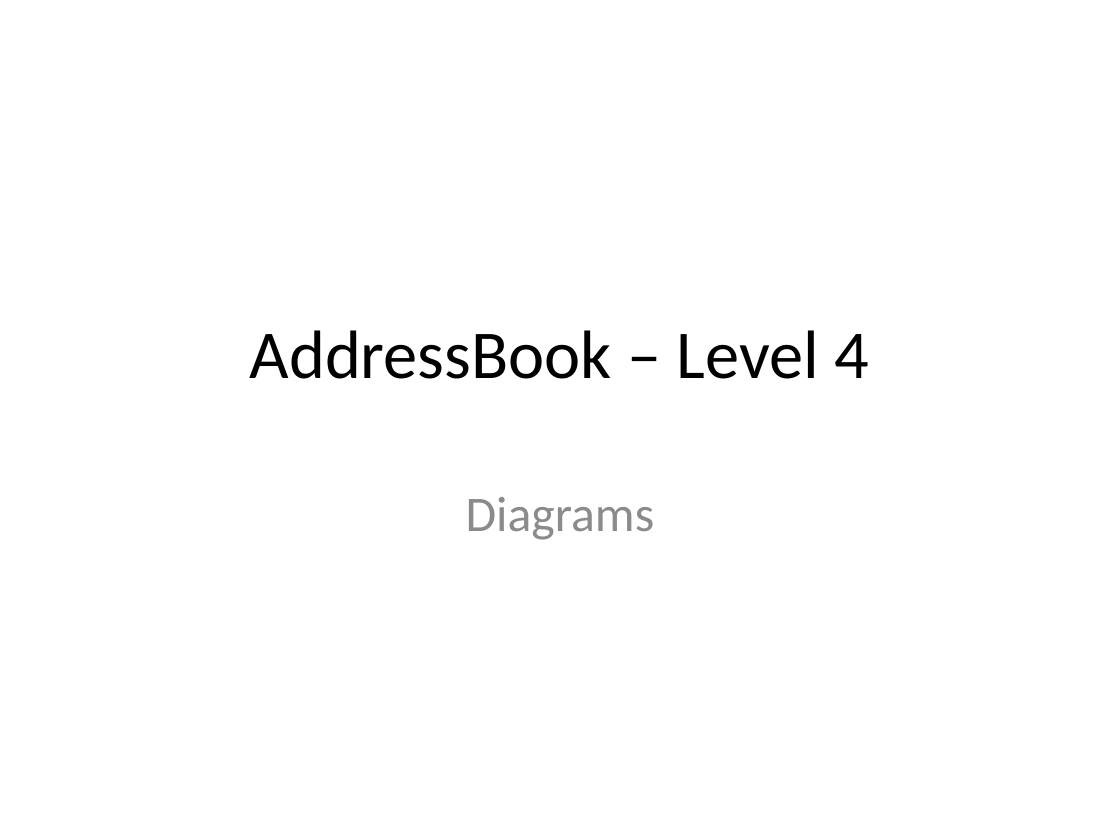
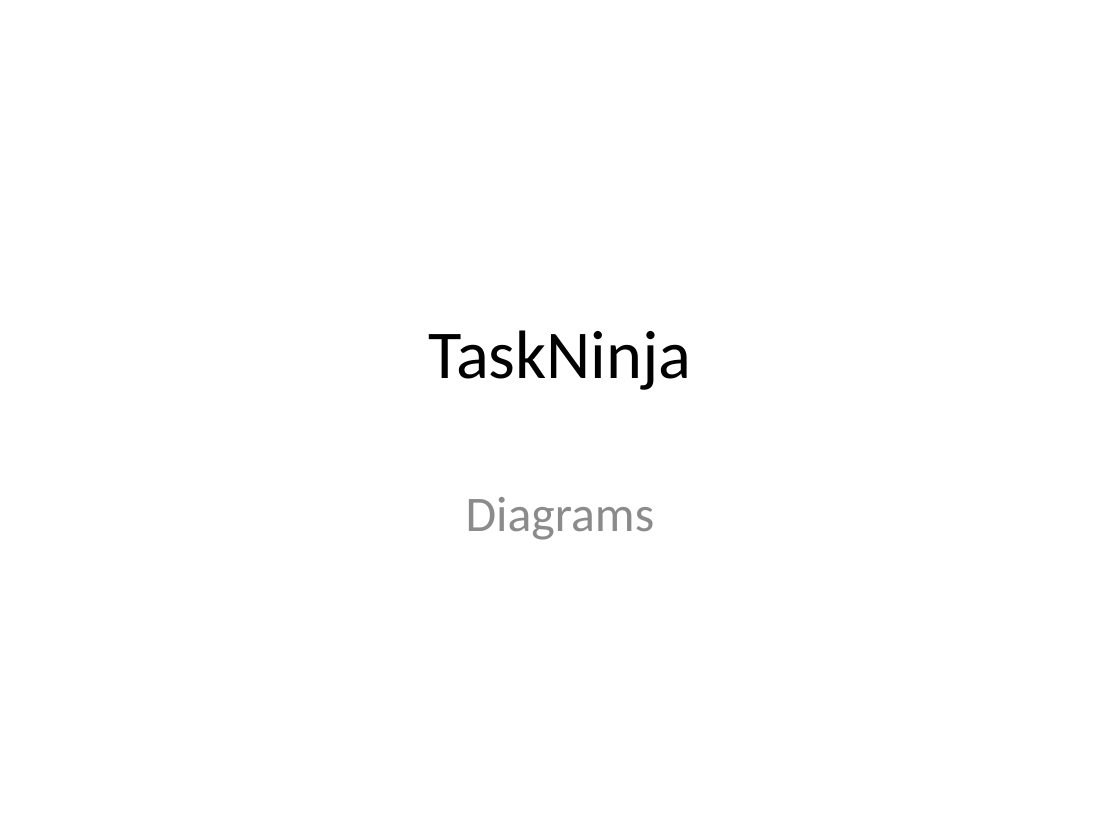
Before and after one commit to CS2103AUG2016-T16-C3/addressbook-level4, a slide deck: slide 1 of docs/diagrams/Diagrams.pptx. Drawn at 1120x840 pixels with LibreOffice and Linux fonts; fonts in the diff are those of the drawing. Boxes give left, top, right and bottom in pixels: in the first picture for what was removed or moved away, otherwise in the second. Text is boxed around its words. In the diff, an @@ line names an element or a change of style, - is before the commit and + after.

Commit message:
Updated file's cover page to TaskNinja
Also edited Architecture (removed Web cloud), Model (added new TaskProperties) and UI diagrams (removed brower panel)

```diff
--- a/docs/diagrams/Diagrams.pptx
+++ b/docs/diagrams/Diagrams.pptx
@@ title at bbox=[428, 330, 691, 390]: text changed @@
-AddressBook – Level 4
+TaskNinja
```
Also in this commit, not shown: 3 other slides changed.
